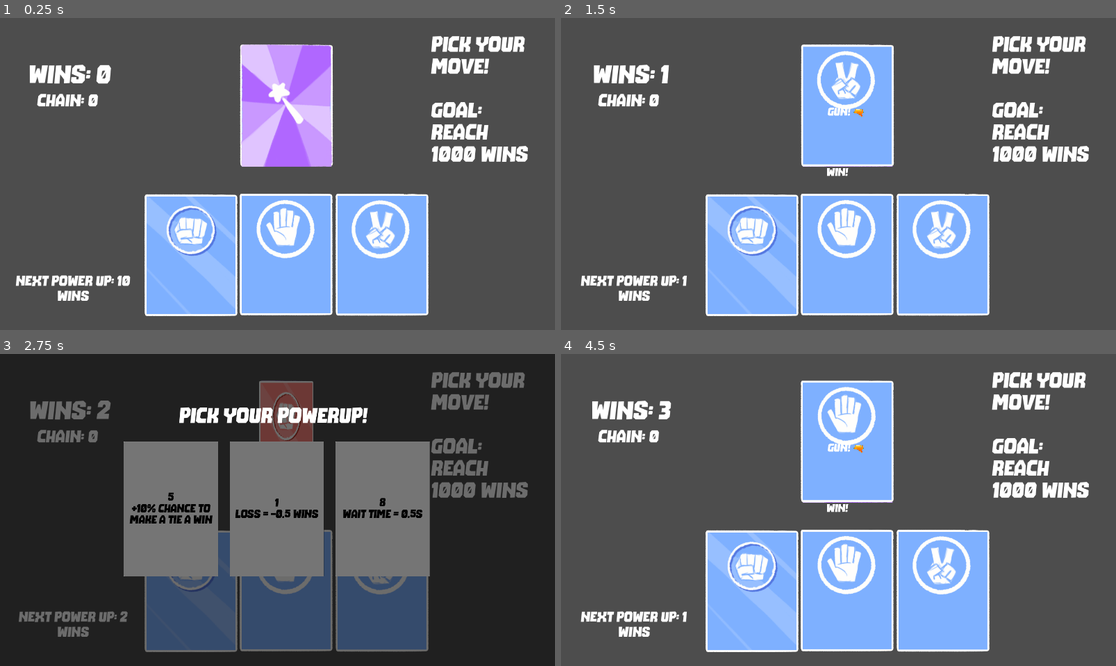
Above: before the commit, frames 1-4 (two rows, left to right).
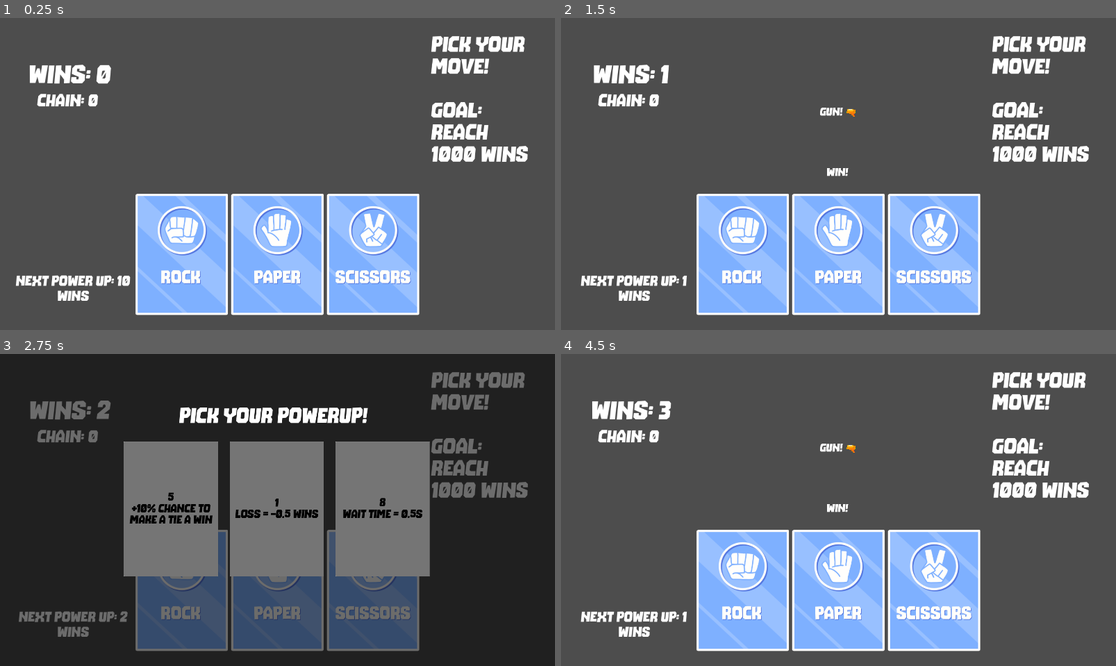
Above: after the commit, the same moments.

Repository: cinpear/rock-paper-scissors-shoot
Game: Godot game, scene res://control.tscn
Same seed, same stepped clock (60 frames per second), same inputs: the game is played once before the commit and once after it.
Inputs (mouse positions are in pixels of both pictures, inside the frame that each line leads up to; where the layout moved, square brackets give the same spot in the first picture):
- Up to frame 1 (0.25 s): no input
- Up to frame 2 (1.5 s): click (744, 255) [749, 255] at 0.5 s; tap Enter at 1.25 s
- Up to frame 3 (2.75 s): click (277, 591) [288, 591] at 2 s
- Up to frame 4 (4.5 s): click "5 +10% chance to make a tie a…" at 2.75 s; click (932, 591) [943, 591] at 3.5 s

The runs differ from the first frame. In frame 1, 17% of the frame differs, in the area x 24-78%, y 8-96%; in frame 2, 17%; in frame 3, 5.9%; in frame 4, 17%.

Commit message:
fixed layout, added textures

Diff:
--- a/control.gd
+++ b/control.gd
@@ -10,6 +10,7 @@
 # Called when the node enters the scene tree for the first time.
 func _ready() -> void:
 	$game/updateLabel/AnimationPlayer.stop(true)
+	$game/AnimationPlayer.stop(true)
 	# play_animation(0)
 	pass # Replace with function body.
 
--- a/control.tscn
+++ b/control.tscn
@@ -1,30 +1,71 @@
-[gd_scene load_steps=16 format=3 uid="uid://b7pfh5uv4qil7"]
+[gd_scene load_steps=18 format=3 uid="uid://b7pfh5uv4qil7"]
 
 [ext_resource type="Script" path="res://control.gd" id="1_l3qlv"]
 [ext_resource type="PackedScene" uid="uid://c222tr58xaie0" path="res://powerup.tscn" id="2_p1klo"]
 [ext_resource type="FontFile" uid="uid://b2ukv27mx647y" path="res://addons/The Bomb Sound Italic.ttf" id="2_v714o"]
-[ext_resource type="Texture2D" uid="uid://djax4nm55jnr7" path="res://rock.png" id="3_dno51"]
-[ext_resource type="Texture2D" uid="uid://cdepy847ff3g1" path="res://back.png" id="3_qjxwm"]
-[ext_resource type="Texture2D" uid="uid://bvaoxwf4vdq2m" path="res://paper.png" id="4_lkisw"]
-[ext_resource type="Texture2D" uid="uid://c505nf0npb2ew" path="res://redRock.png" id="4_y6uon"]
-[ext_resource type="Texture2D" uid="uid://c4kme61o5n4l6" path="res://scissors.png" id="5_6rrbt"]
+[ext_resource type="Texture2D" uid="uid://dp17iq03xpqrt" path="res://powerupBack.png" id="3_311i2"]
+[ext_resource type="Texture2D" uid="uid://c2fd6v26va1fc" path="res://oppRock.png" id="4_pv07j"]
+[ext_resource type="Texture2D" uid="uid://c11ddlilju7cs" path="res://oppPaper.png" id="5_suv41"]
+[ext_resource type="Texture2D" uid="uid://bt5xxumicwv65" path="res://oppScissors.png" id="6_pl38g"]
+[ext_resource type="Texture2D" uid="uid://po35tjqrwgel" path="res://playerRock.png" id="7_yc8r7"]
+[ext_resource type="Texture2D" uid="uid://bqpxdtum55epw" path="res://playerPaper.png" id="8_dq0wh"]
+[ext_resource type="Texture2D" uid="uid://dw6cosvbvvt7i" path="res://playerScissors.png" id="9_txr40"]
 
 [sub_resource type="SpriteFrames" id="SpriteFrames_07cno"]
 animations = [{
 "frames": [{
 "duration": 1.0,
-"texture": ExtResource("4_y6uon")
+"texture": ExtResource("4_pv07j")
 }, {
 "duration": 1.0,
-"texture": ExtResource("4_lkisw")
+"texture": ExtResource("5_suv41")
 }, {
 "duration": 1.0,
-"texture": ExtResource("5_6rrbt")
+"texture": ExtResource("6_pl38g")
 }],
 "loop": true,
 "name": &"default",
 "speed": 5.0
 }]
+
+[sub_resource type="Animation" id="Animation_ku418"]
+length = 0.001
+tracks/0/type = "value"
+tracks/0/imported = false
+tracks/0/enabled = true
+tracks/0/path = NodePath("../cardBack:scale")
+tracks/0/interp = 1
+tracks/0/loop_wrap = true
+tracks/0/keys = {
+"times": PackedFloat32Array(0),
+"transitions": PackedFloat32Array(1),
+"update": 0,
+"values": [Vector2(1, 1)]
+}
+tracks/1/type = "value"
+tracks/1/imported = false
+tracks/1/enabled = true
+tracks/1/path = NodePath("../cardBack/chosenCard:z_index")
+tracks/1/interp = 1
+tracks/1/loop_wrap = true
+tracks/1/keys = {
+"times": PackedFloat32Array(0),
+"transitions": PackedFloat32Array(1),
+"update": 1,
+"values": [-1]
+}
+tracks/2/type = "value"
+tracks/2/imported = false
+tracks/2/enabled = true
+tracks/2/path = NodePath("../cardBack:visible")
+tracks/2/interp = 1
+tracks/2/loop_wrap = true
+tracks/2/keys = {
+"times": PackedFloat32Array(0),
+"transitions": PackedFloat32Array(1),
+"update": 1,
+"values": [true]
+}
 
 [sub_resource type="Animation" id="Animation_cduwm"]
 resource_name = "cardFlip"
@@ -63,45 +104,6 @@
 "transitions": PackedFloat32Array(1, 1, 1, 1),
 "update": 1,
 "values": [false, true, true, false]
-}
-
-[sub_resource type="Animation" id="Animation_ku418"]
-length = 0.001
-tracks/0/type = "value"
-tracks/0/imported = false
-tracks/0/enabled = true
-tracks/0/path = NodePath("../cardBack:scale")
-tracks/0/interp = 1
-tracks/0/loop_wrap = true
-tracks/0/keys = {
-"times": PackedFloat32Array(0),
-"transitions": PackedFloat32Array(1),
-"update": 0,
-"values": [Vector2(1, 1)]
-}
-tracks/1/type = "value"
-tracks/1/imported = false
-tracks/1/enabled = true
-tracks/1/path = NodePath("../cardBack/chosenCard:z_index")
-tracks/1/interp = 1
-tracks/1/loop_wrap = true
-tracks/1/keys = {
-"times": PackedFloat32Array(0),
-"transitions": PackedFloat32Array(1),
-"update": 1,
-"values": [-1]
-}
-tracks/2/type = "value"
-tracks/2/imported = false
-tracks/2/enabled = true
-tracks/2/path = NodePath("../cardBack:visible")
-tracks/2/interp = 1
-tracks/2/loop_wrap = true
-tracks/2/keys = {
-"times": PackedFloat32Array(0),
-"transitions": PackedFloat32Array(1),
-"update": 1,
-"values": [true]
 }
 
 [sub_resource type="AnimationLibrary" id="AnimationLibrary_1moit"]
@@ -216,8 +218,9 @@
 vertical_alignment = 1
 
 [node name="cardBack" type="Sprite2D" parent="game"]
+visible = false
 position = Vector2(990, 304)
-texture = ExtResource("3_qjxwm")
+texture = ExtResource("3_311i2")
 
 [node name="chosenCard" type="AnimatedSprite2D" parent="game/cardBack"]
 z_index = -1
@@ -225,6 +228,7 @@
 frame = 2
 
 [node name="AnimationPlayer" type="AnimationPlayer" parent="game"]
+active = false
 root_node = NodePath("../Label4")
 libraries = {
 "": SubResource("AnimationLibrary_1moit")
@@ -232,9 +236,9 @@
 
 [node name="Label4" type="Label" parent="game"]
 layout_mode = 0
-offset_left = 828.0
+offset_left = 802.0
 offset_top = 120.0
-offset_right = 1145.0
+offset_right = 1118.0
 offset_bottom = 534.0
 theme_override_fonts/font = ExtResource("2_v714o")
 theme_override_font_sizes/font_size = 40
@@ -242,32 +246,28 @@
 vertical_alignment = 1
 
 [node name="HBoxContainer" type="HBoxContainer" parent="game"]
-layout_mode = 1
-anchors_preset = -1
-anchor_left = 0.5
-anchor_top = 0.5
-anchor_right = 0.5
-anchor_bottom = 0.5
-offset_left = 475.0
-offset_top = 588.0
-offset_right = 1404.0
-offset_bottom = 995.0
+layout_mode = 0
+offset_left = 466.0
+offset_top = 608.0
+offset_right = 1454.0
+offset_bottom = 1029.0
+alignment = 1
 
 [node name="Button" type="TextureButton" parent="game/HBoxContainer"]
 layout_mode = 2
-size_flags_horizontal = 3
+size_flags_horizontal = 6
 action_mode = 0
-texture_normal = ExtResource("3_dno51")
+texture_normal = ExtResource("7_yc8r7")
 
 [node name="Button2" type="TextureButton" parent="game/HBoxContainer"]
 layout_mode = 2
-size_flags_horizontal = 3
-texture_normal = ExtResource("4_lkisw")
+size_flags_horizontal = 6
+texture_normal = ExtResource("8_dq0wh")
 
 [node name="Button3" type="TextureButton" parent="game/HBoxContainer"]
 layout_mode = 2
-size_flags_horizontal = 3
-texture_normal = ExtResource("5_6rrbt")
+size_flags_horizontal = 6
+texture_normal = ExtResource("9_txr40")
 
 [node name="updateLabel" type="Label" parent="game"]
 layout_mode = 0
Binary file removed: back.png
Binary file removed: cards.png
Binary file added: oppPaper.png
Not shown, changed: oppPaper.png.import
Binary file added: oppRock.png
Not shown, changed: oppRock.png.import
Binary file added: oppScissors.png
Not shown, changed: oppScissors.png.import
Binary file removed: paper.png
Binary file added: playerPaper.png
Not shown, added: playerPaper.png.import
Binary file added: playerRock.png
(and 8 more such lines)
